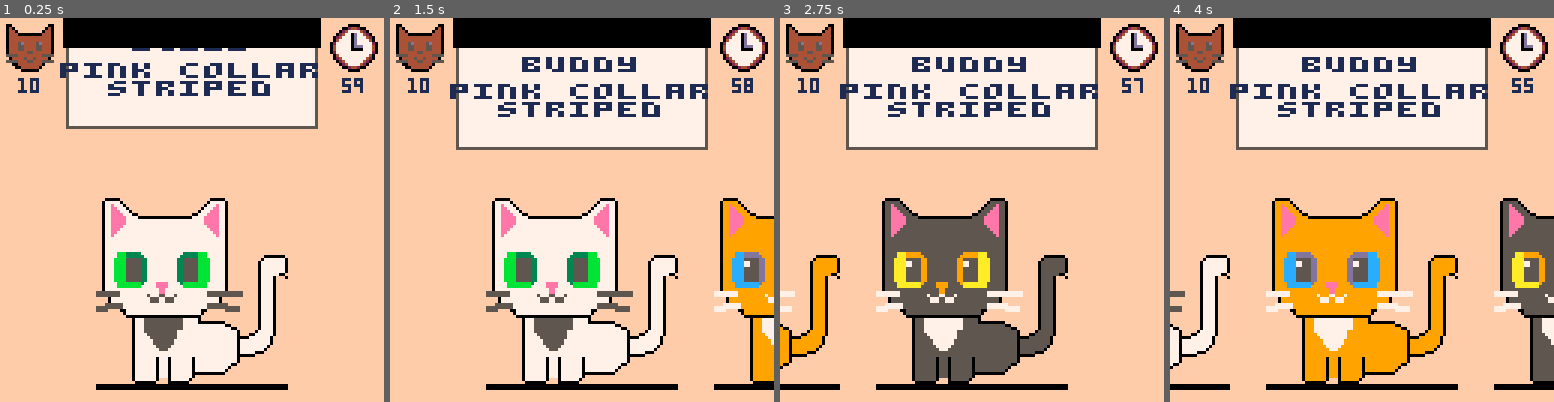
Above: before the commit, frames 1-4 (left to right).
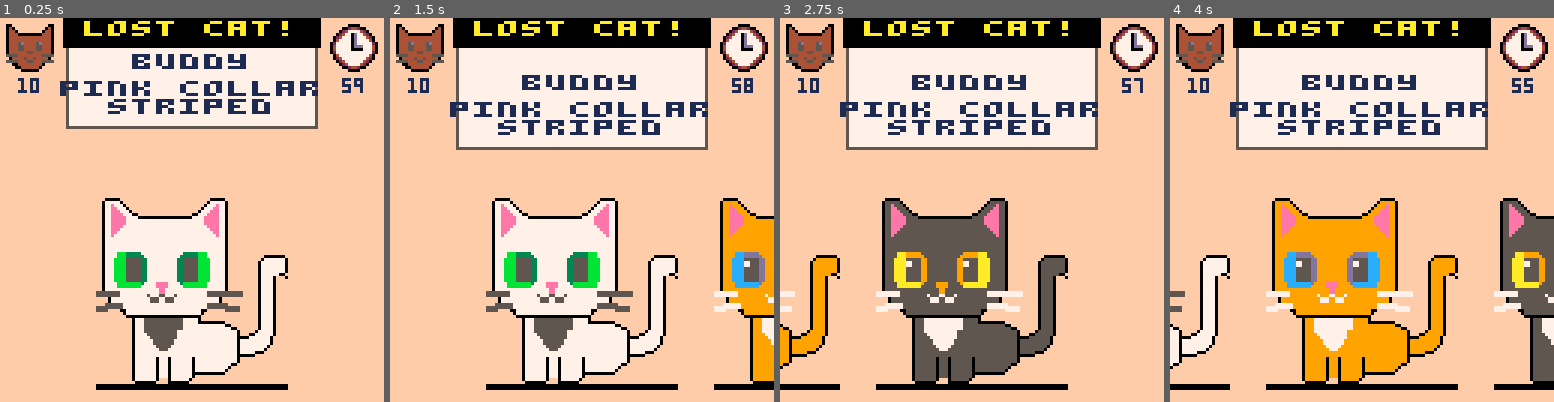
Above: after the commit, the same moments.

Repository: pcal43/pico8-papurrs-please
Game: PICO-8 cartridge pico8-home/carts/lost-cats.p8
Two runs of this game, one before a commit and one after it. Both use one fixed random seed, a clock stepped at 60 frames per second and the inputs below.
Inputs:
- Up to frame 1 (0.25 s): no input
- Up to frame 2 (1.5 s): no input
- Up to frame 3 (2.75 s): hold Right 1.6-2.1 s; hold Right from 2.47 s (still down)
- Up to frame 4 (4 s): release Right at 3.03 s; hold Left 3.08-3.58 s

The runs differ from the first frame. In frame 1, 4.4% of the frame differs, in the area x 15-83%, y 0-25%; in frame 2, 4.9%, in the area x 15-83%, y 0-31%; in frame 3, 4.9%; in frame 4, 4.9%.

Commit message:
checkpoint

Diff:
--- a/pico8-home/carts/src/GameScreen.lua
+++ b/pico8-home/carts/src/GameScreen.lua
@@ -41,19 +41,15 @@
     function self.draw()
         cls(15) -- offwhite background
 
-        -- draw black header rectangle
-        local header_h = 9
-        local header_w = 84
-        local header_x = (128 - header_w) / 2
-        local header_y = 0
-
-
         -- draw poster at the top
 
         local traitCount = 0
         for _ in pairs(self.posters[1].traits) do
             traitCount += 1
         end
+        local t = self.posters[1].traits
+
+        printh(tostr(traitCount).."  vs "..tostr(#t))
         local posterHeight = 2 + 8 + TEXT_HEIGHT + (2 * TRAIT_SPACING) +  (traitCount * (TEXT_HEIGHT + TRAIT_SPACING)) + 2
 
         local rw = 84
@@ -70,9 +66,11 @@
             trait_line = trait_line + 1
         end
 
-
+        local header_h = 9
+        local header_w = 84
+        local header_x = (128 - header_w) / 2
+        local header_y = 0
         rectfill(header_x - 1, header_y, header_x + 1 + header_w - 1, header_y + header_h, 0)
-
         self.print_center_top("lost cat!", 0, 1, 10) -- yellow text
 
 
@@ -171,7 +169,7 @@
  function self.print_center_top(text, line, y_margin, color, base_y)
     local w = #text * 8
     local x = (128 - w) / 2
-    local y = (base_y or 0) + ((line - 1) * TEXT_HEIGHT) + (y_margin or 0)
+    local y = (base_y or 0) + (line * TEXT_HEIGHT) + (y_margin or 0)
     local wide_text = "\^w"..text
     print(wide_text, x, y, color or 1, true)
 end
